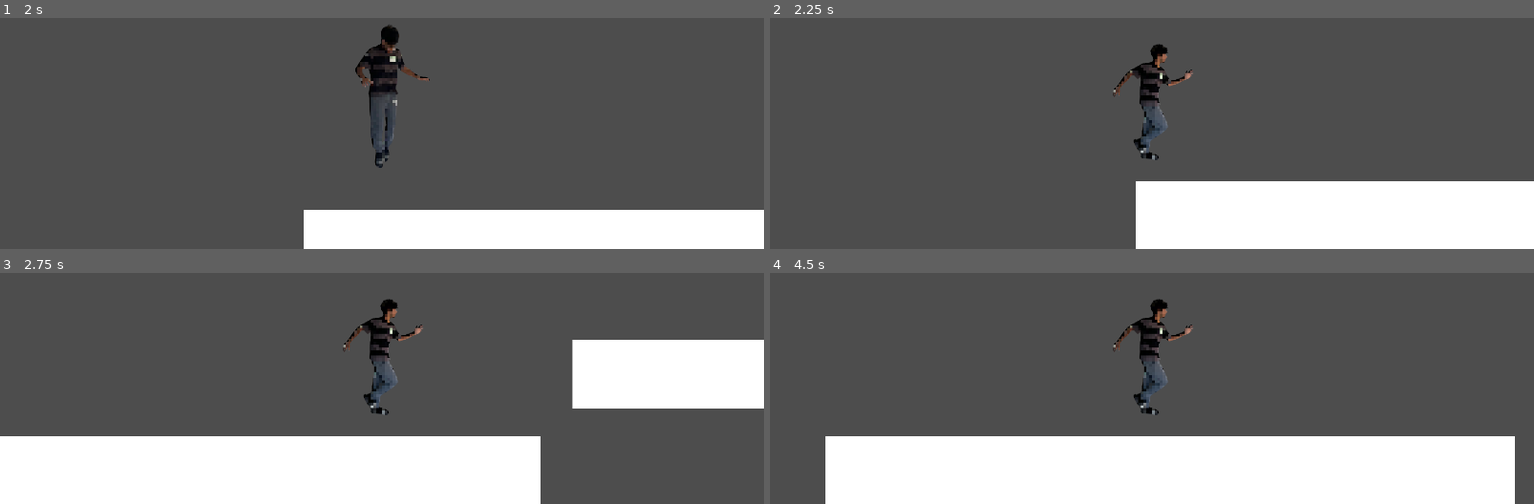
Above: before the commit, frames 1-4 (two rows, left to right).
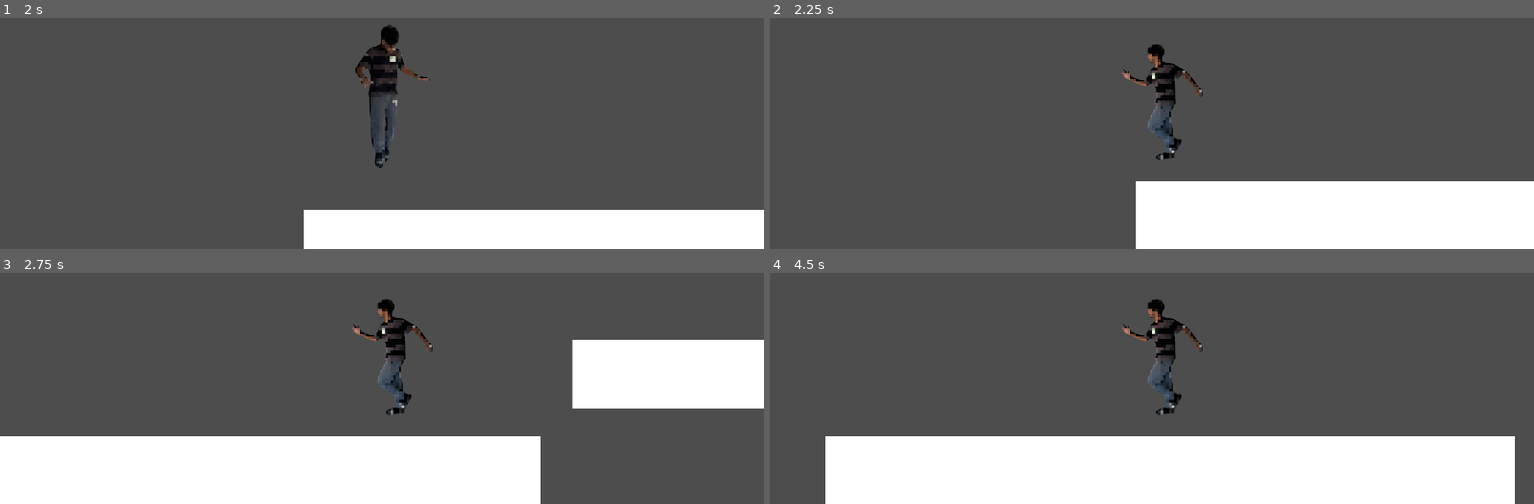
Above: after the commit, the same moments.

Repository: awadui/awesomeplatformer
Game: Godot game, scene res://Scenes/world.tscn
The game is run twice, just before and just after one commit, with the same random seed, the same clock (stepped at 60 frames per second) and the same inputs.
Inputs:
- Up to frame 1 (2 s): hold D (move_right ) from 0.53 s (still down); tap Space (jump) at 0.77, 1.52 s
- Up to frame 2 (2.25 s): release D (move_right ) at 2.03 s; hold A (move_left) from 2.03 s (still down)
- Up to frame 3 (2.75 s): keep holding A (move_left)
- Up to frame 4 (4.5 s): release A (move_left) at 2.78 s; hold D (move_right ) 2.78-4.28 s; tap Space (jump) at 3.02, 3.77 s; tap Enter at 4.25 s; hold A (move_left) from 4.28 s (still down)

Frame 1 is identical in both runs. In frame 2, 1.7% of the frame differs, in the area x 44-57%, y 11-62%; in frame 3, 1.7%; in frame 4, 1.7%.
Error before the commit: Invalid operands 'bool' and 'int' in operator '=='. (res://Scripts/player.gd:42)

Commit message:
fixed issue with A and D
blah blah

Diff:
--- a/awesomeplatformer/Scripts/player.gd
+++ b/awesomeplatformer/Scripts/player.gd
@@ -19,7 +19,7 @@
 	var horizontal_direction = Input.get_axis("move_left", "move_right ")
 
 	if horizontal_direction != 0:
-		switch_direction(horizontal_direction == -1)
+		switch_direction(horizontal_direction)
 
 	velocity.x = speed * horizontal_direction
 	move_and_slide()
Not shown: 1 places in awesomeplatformer/Scripts/GameManager.tscn that only renumber resources
